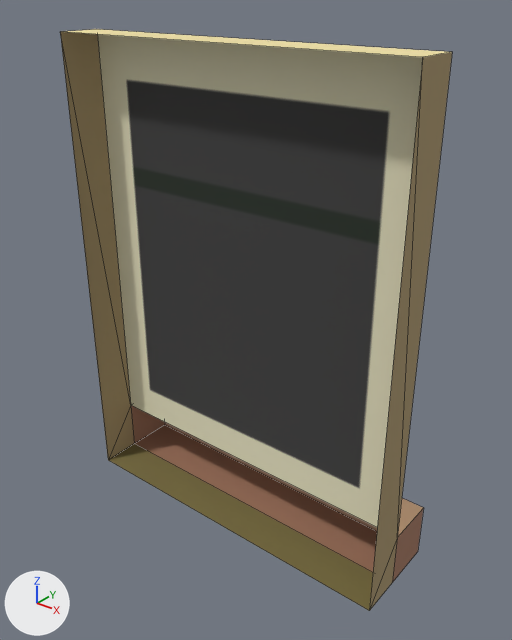
A saved change to the FBX model Assets/Models/Blocks/window.fbx.
One viewpoint serves both versions: a 50 mm lens placed at (0.0116, -0.0188, -0.0546), pointed at (-0.0029, -0.0008, -0.0658). Every picture has the same lights, and +X, +Y and +Z are marked at lower left. Mesh edges are drawn as thin lines. Where no turn or scale is listed for an object, it has been applied to the vertices. Vertices at the same position are counted once.

Names of what the first picture shows: 'Untitled'.
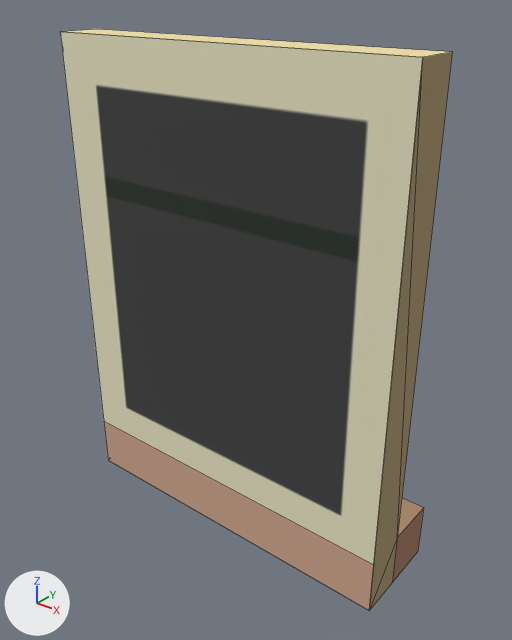
Where the newer file only moved an object's origin or applied its transform, the numbers keep the older frame.

Where the change shows, as pixel boxes [x1, y1, x2, y2] in the pictures (512 x 640 px):
part 1 of me_mesh, added (black): after [60, 32, 423, 610]

Edits to the bpy script that builds the scene:
```text
Change me_mesh:
    used by ob_untitled; location = (-0.01, -0.00259, -0.0654)
    verts and faces of me_mesh; kept vertices keep their numbers, new ones are numbered from 14
    remove me_mesh.from_pydata(...)  # 14 vertices, 14 faces; spans x 0.0..0.0136, y 0.0..0.0036, z -0.0089..0.0091
    add me_mesh.from_pydata(...)  # 22 vertices, 16 faces; spans x 0.0..0.0136, y 0.0..0.0036, z -0.0089..0.0091
    me_mesh part 1
    add verts[14] = (0.0, 0.0, 0.0091)  # pixel (60, 31)
    add verts[15] = (0.0, 0.0, -0.0068)  # pixel (103, 420)
    add verts[16] = (0.0, 0.0, -0.0068)  # pixel (103, 420)
    add verts[17] = (0.0, 0.0, -0.0089)  # pixel (108, 460)
    add for new, old in zip([*range(18, 22)], [*range(14, 18)]): verts[new] = verts[old] + (0.0136, 0.0, 0.0)
    add faces += [(14, 15, 19, 18), (16, 17, 21, 20)]
```
